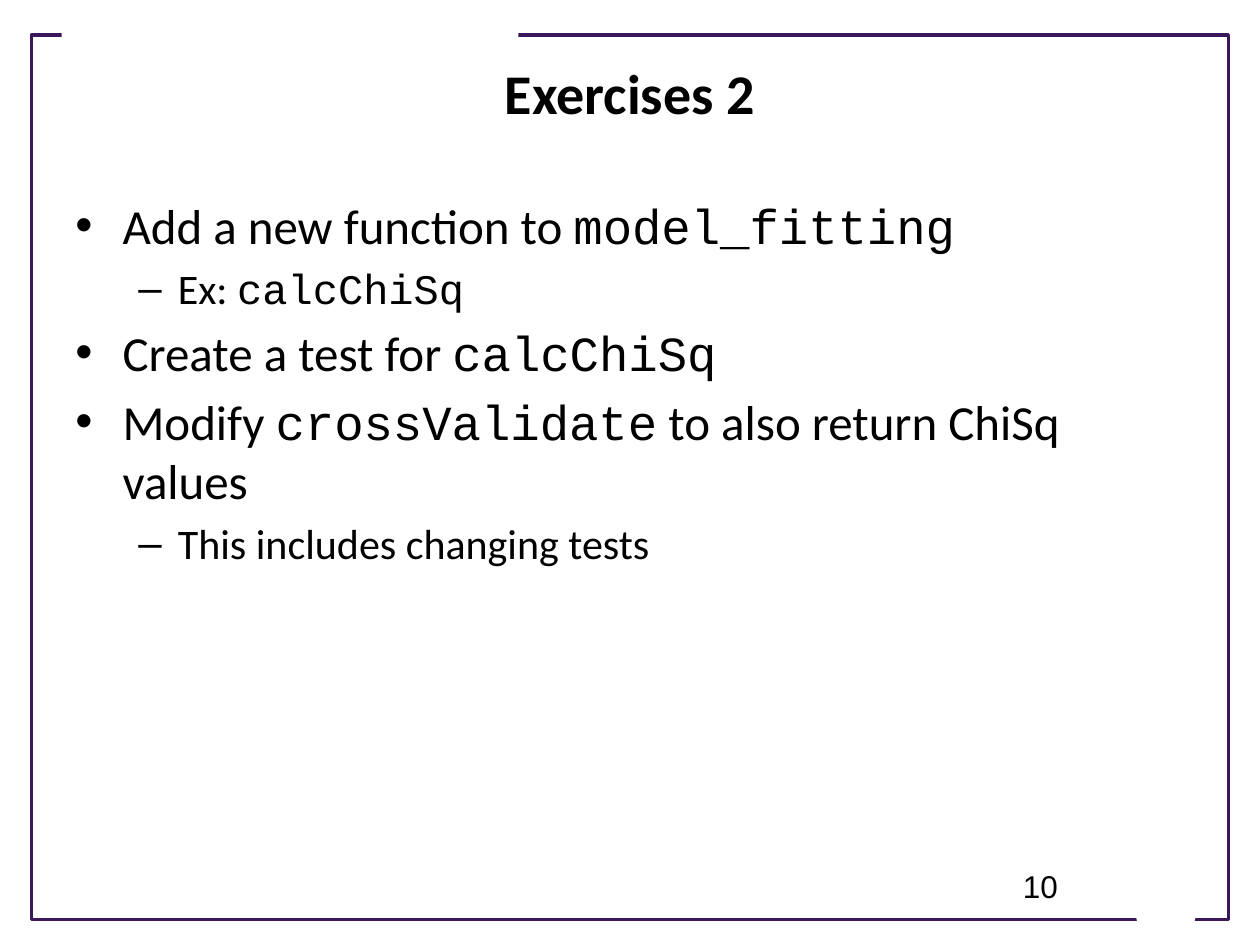
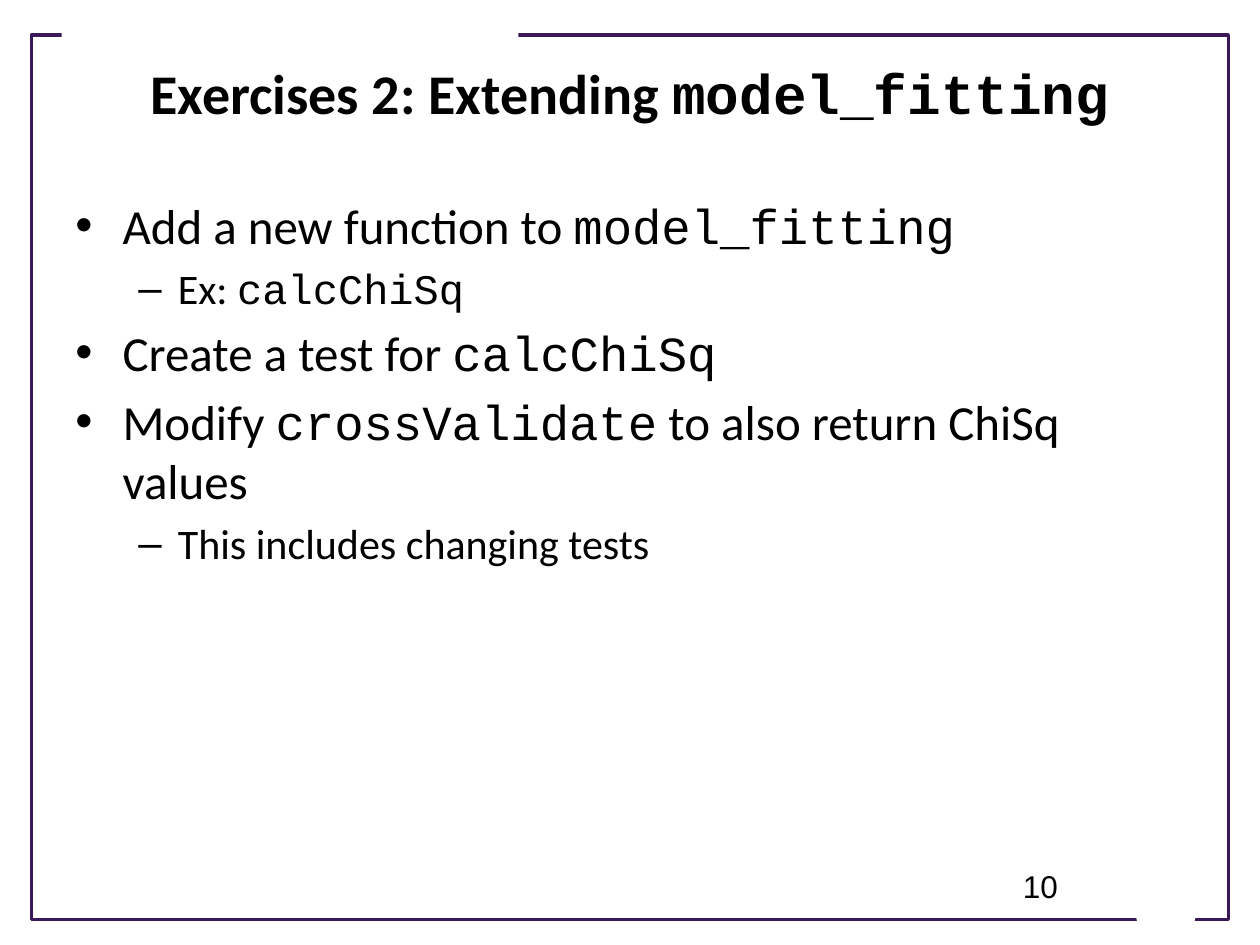
Before and after one commit to ModelEngineering/advancing-biomedical-models, a slide deck: slide 10 of lectures/lecture_10/Lecture_10_Cross_Validation_and_Software_Engineering.pptx. Drawn at 1260x945 pixels with LibreOffice and Linux fonts; fonts in the diff are those of the drawing; background and template pictures are left out. Boxes give left, top, right and bottom in pixels: in the first picture for what was removed or moved away, otherwise in the second. Text is boxed around its words. In the diff, an @@ line names an element or a change of style, - is before the commit and + after.

```diff
--- a/lectures/lecture_10/Lecture_10_Cross_Validation_and_Software_Engineering.pptx
+++ b/lectures/lecture_10/Lecture_10_Cross_Validation_and_Software_Engineering.pptx
@@ title at (150,74,1109,126): text changed @@
-Exercises 2
+Exercises 2: Extending model_fitting
```
Also in this commit, not shown: 4 other slides changed.
